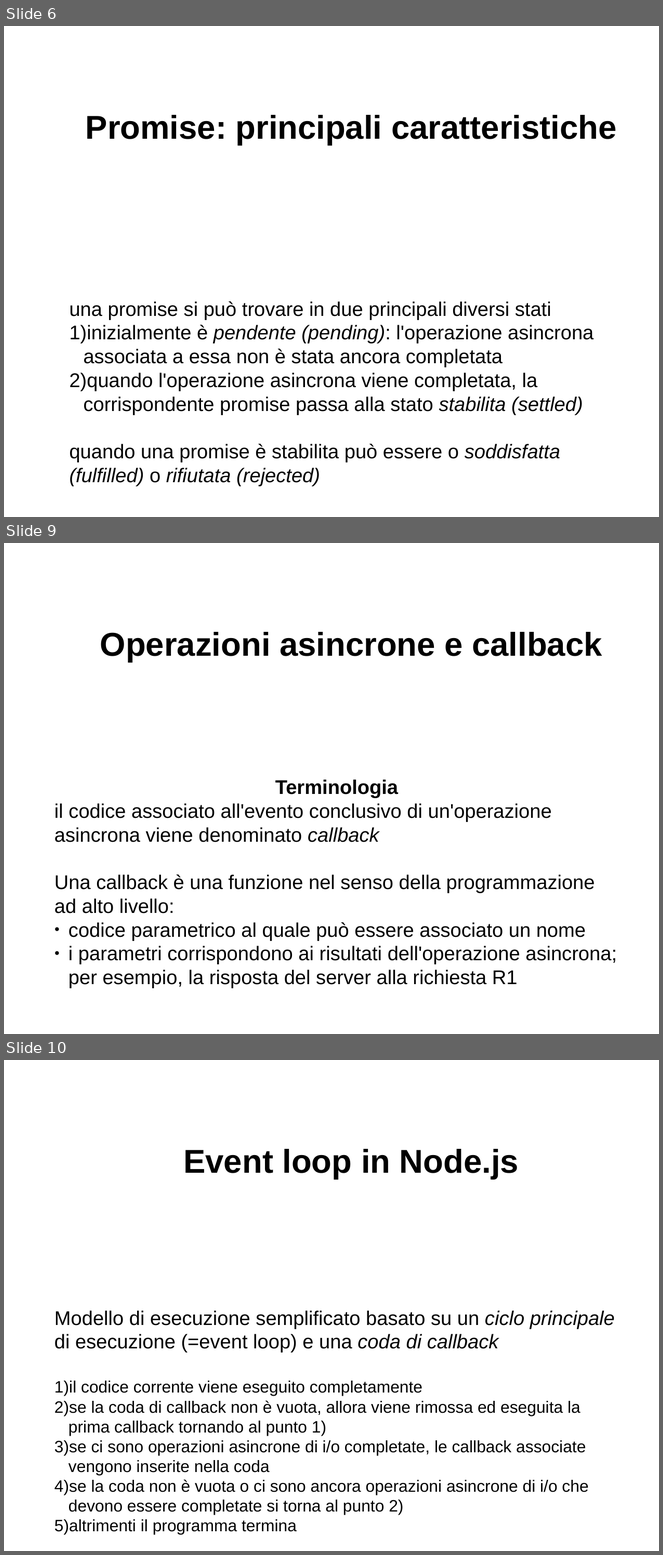
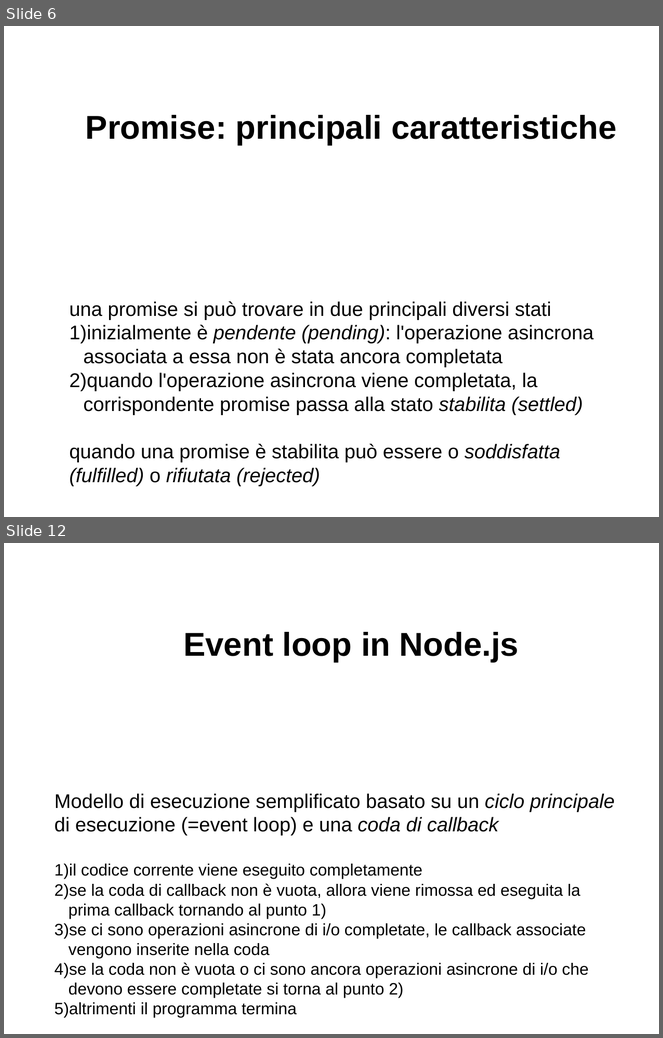
Before and after one commit to davideancona/minicorsiRAISE, a slide deck: iot/NodeJs2.odp. Shown one above the other, each under a label of ours: slides 6, 9 and 10 before the commit, slides 6 and 12 after it; the slides between them are not shown. The pictures are 663x1555 and 663x1038 pixels, drawn with LibreOffice and Linux fonts; fonts in the diff are those of the drawing. Boxes give left, top, right and bottom in pixels: in the first picture for what was removed or moved away, otherwise in the second. Text is boxed around its words. In the diff, an @@ line names an element or a change of style, - is before the commit and + after.

```diff
--- a/iot/NodeJs2.odp
+++ b/iot/NodeJs2.odp
@@ slide 9 removed at <box>4,543,659,1034</box>, background #FFFFFF @@
@@ text removed at <box>100,632,602,662</box> @@
-Operazioni asincrone e callback
@@ text removed at <box>54,780,617,989</box> @@
-Terminologia
-il codice associato all'evento conclusivo di un'operazione asincrona viene denominato callback
-Una callback è una funzione nel senso della programmazione ad alto livello:
-● codice parametrico al quale può essere associato un nome
-● i parametri corrispondono ai risultati dell'operazione asincrona; per esempio, la risposta del server alla richiesta R1
@@ what was slide 10 is now slide 12 @@
```
Also in this commit, not shown: 2 slides changed, 4 slides added, 1 other slide removed, 2 other files.
